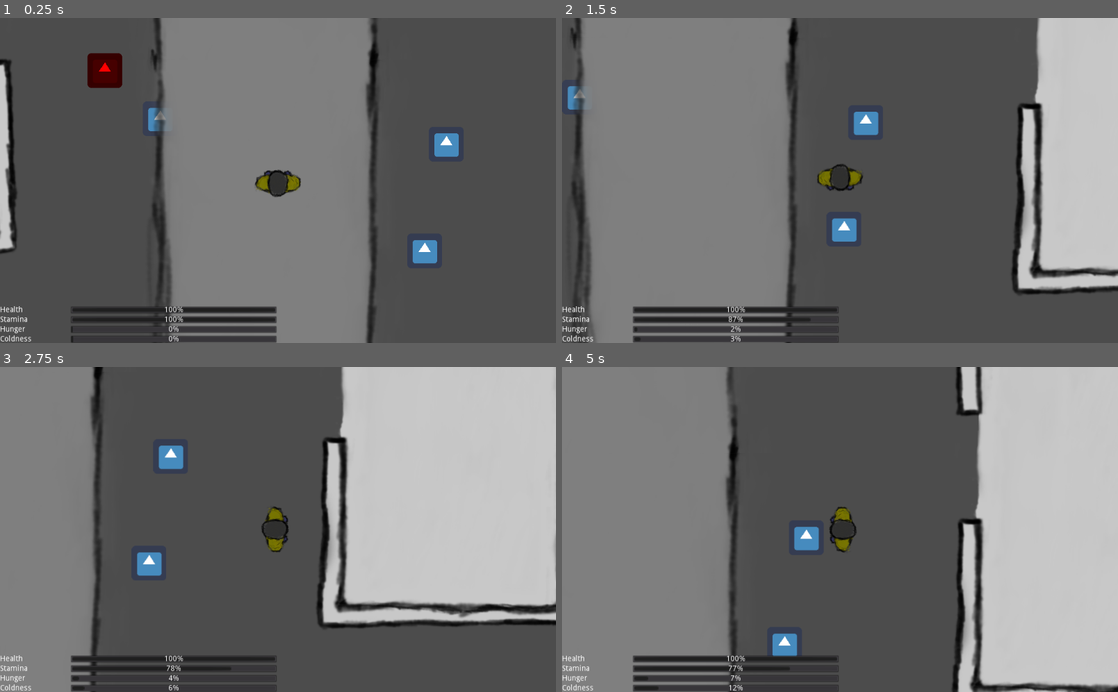
Above: before the commit, frames 1-4 (two rows, left to right).
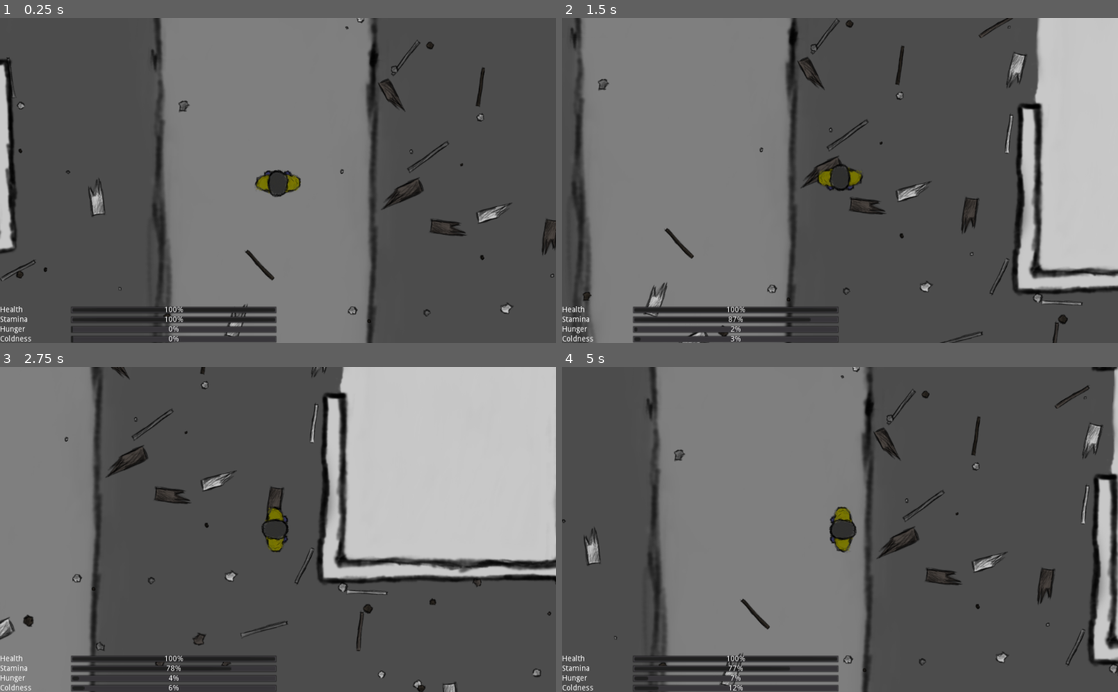
Above: after the commit, the same moments.

Repository: MilanVasko/ludum-dare-50
Game: Godot game, scene res://ingame/ingame.tscn
The game is run twice, just before and just after one commit, with the same random seed, the same clock (stepped at 60 frames per second) and the same inputs. The engine's default icon, where the game draws it, is replaced by a stand-in: a white triangle on a blue panel in a dark square.
Inputs:
- Up to frame 1 (0.25 s): no input
- Up to frame 2 (1.5 s): tap Enter at 0.5 s; hold D (right) 0.53-1.28 s; hold Shift (run) 0.53-1.28 s; hold S (down) from 1.28 s (still down); tap E (use) at 1.35 s
- Up to frame 3 (2.75 s): release S (down) at 2.03 s; hold D (right) from 2.03 s (still down); hold Shift (run) from 2.03 s (still down)
- Up to frame 4 (5 s): release D (right) at 2.78 s; release Shift (run) at 2.78 s; hold W (up) 2.78-3.53 s; tap E (use) at 2.85, 4.35 s; hold Shift (run) 3.53-4.28 s; hold A (left) from 3.53 s (still down)

The runs differ from the first frame. In frame 1, 3.3% of the frame differs, in the area x 0-100%, y 0-99%; in frame 2, 3.0%; in frame 3, 12%; in frame 4, 67%, in the area x 0-100%, y 0-100%.

Commit message:
Generate random trash all over the place

Diff:
--- a/ingame/ingame.tscn
+++ b/ingame/ingame.tscn
@@ -1,130 +1,136 @@
-[gd_scene load_steps=9 format=2]
-
-[ext_resource path="res://fire/fire.tscn" type="PackedScene" id=1]
+[gd_scene load_steps=8 format=2]
+
 [ext_resource path="res://player/player.tscn" type="PackedScene" id=2]
 [ext_resource path="res://ingame_gui/ingame_gui.tscn" type="PackedScene" id=3]
-[ext_resource path="res://obstacle/obstacle.tscn" type="PackedScene" id=4]
 [ext_resource path="res://road/road.tscn" type="PackedScene" id=5]
 [ext_resource path="res://debris/debris_spawner.tscn" type="PackedScene" id=6]
 [ext_resource path="res://building/building.tscn" type="PackedScene" id=7]
+[ext_resource path="res://random_trash/random_trash_bulk.tscn" type="PackedScene" id=8]
 [ext_resource path="res://ingame/spawner.tscn" type="PackedScene" id=9]
 
 [node name="Ingame" type="Node2D"]
 
+[node name="CanvasLayer" type="CanvasLayer" parent="."]
+
+[node name="GUI" parent="CanvasLayer" instance=ExtResource( 3 )]
+
+[node name="Roads" type="Node2D" parent="."]
+
+[node name="Road" parent="Roads" instance=ExtResource( 5 )]
+position = Vector2( 292, 492 )
+
+[node name="Road2" parent="Roads" instance=ExtResource( 5 )]
+position = Vector2( 292, -532 )
+
+[node name="Road3" parent="Roads" instance=ExtResource( 5 )]
+position = Vector2( 391, -998 )
+rotation = 1.64304
+
+[node name="Road8" parent="Roads" instance=ExtResource( 5 )]
+position = Vector2( -618, -1036 )
+rotation = 1.57319
+
+[node name="Road4" parent="Roads" instance=ExtResource( 5 )]
+position = Vector2( 1412, -924 )
+rotation = 1.64304
+
+[node name="Road9" parent="Roads" instance=ExtResource( 5 )]
+position = Vector2( 1461, 1126 )
+rotation = 1.48881
+scale = Vector2( 1, 1 )
+
+[node name="Road14" parent="Roads" instance=ExtResource( 5 )]
+position = Vector2( 460, 1231 )
+rotation = 1.44935
+
+[node name="Road15" parent="Roads" instance=ExtResource( 5 )]
+position = Vector2( -537, 1378 )
+rotation = 1.40322
+scale = Vector2( 1, 1 )
+
+[node name="Road10" parent="Roads" instance=ExtResource( 5 )]
+position = Vector2( 2469, 1071 )
+rotation = 1.54253
+
+[node name="Road11" parent="Roads" instance=ExtResource( 5 )]
+position = Vector2( 3458, 988 )
+rotation = 1.43086
+
+[node name="Road12" parent="Roads" instance=ExtResource( 5 )]
+position = Vector2( 4436, 794 )
+rotation = 1.32003
+
+[node name="Road13" parent="Roads" instance=ExtResource( 5 )]
+position = Vector2( 5397, 507 )
+rotation = 1.24566
+
+[node name="Road5" parent="Roads" instance=ExtResource( 5 )]
+position = Vector2( 2418, -852 )
+rotation = 1.64304
+
+[node name="Road6" parent="Roads" instance=ExtResource( 5 )]
+position = Vector2( 3423, -817 )
+rotation = 1.5699
+scale = Vector2( 1, 1 )
+
+[node name="Road7" parent="Roads" instance=ExtResource( 5 )]
+position = Vector2( 4444, -819 )
+rotation = 1.5699
+scale = Vector2( 1, 1 )
+
+[node name="RandomTrashAreas" type="Node2D" parent="."]
+
+[node name="RandomTrashBulk" parent="RandomTrashAreas" instance=ExtResource( 8 )]
+position = Vector2( -3707, -3856 )
+rect = Rect2( 0, 0, 10000, 8000 )
+trash_count = 5000
+
 [node name="Spawner" parent="." instance=ExtResource( 9 )]
 
-[node name="CanvasLayer" type="CanvasLayer" parent="."]
-
-[node name="GUI" parent="CanvasLayer" instance=ExtResource( 3 )]
-
-[node name="Obstacle" parent="." instance=ExtResource( 4 )]
-position = Vector2( 102, 89 )
-
-[node name="Obstacle2" parent="." instance=ExtResource( 4 )]
-position = Vector2( 589, 333 )
-
-[node name="Obstacle3" parent="." instance=ExtResource( 4 )]
-position = Vector2( 629, 136 )
-
-[node name="Fire" parent="." instance=ExtResource( 1 )]
-
-[node name="Building" parent="." instance=ExtResource( 7 )]
+[node name="Buildings" type="Node2D" parent="."]
+
+[node name="Building" parent="Buildings" instance=ExtResource( 7 )]
 position = Vector2( -419, -106 )
 rotation = -1.58107
 
-[node name="Building2" parent="." instance=ExtResource( 7 )]
+[node name="Building2" parent="Buildings" instance=ExtResource( 7 )]
 position = Vector2( 1150, 1.99999 )
-rotation = -4.6974
-
-[node name="Building3" parent="." instance=ExtResource( 7 )]
+rotation = 1.58579
+scale = Vector2( 1, 1 )
+
+[node name="Building3" parent="Buildings" instance=ExtResource( 7 )]
 position = Vector2( -208, 2724 )
-rotation = -3.30965
-
-[node name="Building4" parent="." instance=ExtResource( 7 )]
+rotation = 2.97354
+
+[node name="Building4" parent="Buildings" instance=ExtResource( 7 )]
 position = Vector2( 2346, 1802 )
-rotation = -3.16184
-
-[node name="Building5" parent="." instance=ExtResource( 7 )]
+rotation = 3.12135
+
+[node name="Building5" parent="Buildings" instance=ExtResource( 7 )]
 position = Vector2( -351, -1647 )
-rotation = -6.25114
-
-[node name="Building7" parent="." instance=ExtResource( 7 )]
+rotation = 0.0320452
+
+[node name="Building7" parent="Buildings" instance=ExtResource( 7 )]
 position = Vector2( 3295, -1456 )
-rotation = -6.47069
-
-[node name="Building8" parent="." instance=ExtResource( 7 )]
+rotation = -0.187504
+
+[node name="Building8" parent="Buildings" instance=ExtResource( 7 )]
 position = Vector2( 3100, -151 )
-rotation = -9.37038
-
-[node name="Building9" parent="." instance=ExtResource( 7 )]
+rotation = -3.0872
+scale = Vector2( 1, 1 )
+
+[node name="Building9" parent="Buildings" instance=ExtResource( 7 )]
 position = Vector2( 5459, 1316 )
-rotation = -11.249
-
-[node name="Building10" parent="." instance=ExtResource( 7 )]
+rotation = 1.31737
+
+[node name="Building10" parent="Buildings" instance=ExtResource( 7 )]
 position = Vector2( -2959, 2742 )
-rotation = -8.27536
-
-[node name="Building11" parent="." instance=ExtResource( 7 )]
+rotation = -1.99217
+
+[node name="Building11" parent="Buildings" instance=ExtResource( 7 )]
 position = Vector2( -2515, -1100 )
-rotation = -7.75537
-
-[node name="Road" parent="." instance=ExtResource( 5 )]
-position = Vector2( 292, 492 )
-
-[node name="Road2" parent="." instance=ExtResource( 5 )]
-position = Vector2( 292, -532 )
-
-[node name="Road3" parent="." instance=ExtResource( 5 )]
-position = Vector2( 391, -998 )
-rotation = 1.64304
-
-[node name="Road8" parent="." instance=ExtResource( 5 )]
-position = Vector2( -618, -1036 )
-rotation = 1.57319
-
-[node name="Road4" parent="." instance=ExtResource( 5 )]
-position = Vector2( 1412, -924 )
-rotation = 1.64304
-
-[node name="Road9" parent="." instance=ExtResource( 5 )]
-position = Vector2( 1461, 1126 )
-rotation = 1.48881
-
-[node name="Road14" parent="." instance=ExtResource( 5 )]
-position = Vector2( 460, 1231 )
-rotation = 1.44935
-
-[node name="Road15" parent="." instance=ExtResource( 5 )]
-position = Vector2( -537, 1378 )
-rotation = 1.40322
-
-[node name="Road10" parent="." instance=ExtResource( 5 )]
-position = Vector2( 2469, 1071 )
-rotation = 1.54253
-
-[node name="Road11" parent="." instance=ExtResource( 5 )]
-position = Vector2( 3458, 988 )
-rotation = 1.43086
-
-[node name="Road12" parent="." instance=ExtResource( 5 )]
-position = Vector2( 4436, 794 )
-rotation = 1.32003
-
-[node name="Road13" parent="." instance=ExtResource( 5 )]
-position = Vector2( 5397, 507 )
-rotation = 1.24566
-
-[node name="Road5" parent="." instance=ExtResource( 5 )]
-position = Vector2( 2418, -852 )
-rotation = 1.64304
-
-[node name="Road6" parent="." instance=ExtResource( 5 )]
-position = Vector2( 3423, -817 )
-rotation = 1.5699
-
-[node name="Road7" parent="." instance=ExtResource( 5 )]
-position = Vector2( 4444, -819 )
-rotation = 1.5699
+rotation = -1.47218
+scale = Vector2( 1, 1 )
 
 [node name="Player" parent="." instance=ExtResource( 2 )]
 position = Vector2( 319, 203 )
--- a/random_trash/random_trash.gd
+++ b/random_trash/random_trash.gd
@@ -1,9 +1,11 @@
 extends Node2D
 
 export(Array) var textures: Array
+export(Array) var colors: Array
 
 func _ready():
 	var sprite: Sprite = $Sprite
 	sprite.texture = textures[randi() % textures.size()]
 	sprite.rotation = randf() * deg2rad(360.0)
 	sprite.scale = Vector2.ONE * max(randf(), 0.7)
+	sprite.modulate = colors[randi() % colors.size()]
--- a/random_trash/random_trash.tscn
+++ b/random_trash/random_trash.tscn
@@ -19,6 +19,7 @@
 [node name="RandomTrash" type="Node2D"]
 script = ExtResource( 1 )
 textures = [ ExtResource( 2 ), ExtResource( 3 ), ExtResource( 4 ), ExtResource( 5 ), ExtResource( 6 ), ExtResource( 7 ), ExtResource( 8 ), ExtResource( 9 ), ExtResource( 10 ), ExtResource( 11 ), ExtResource( 12 ), ExtResource( 13 ), ExtResource( 14 ), ExtResource( 15 ) ]
+colors = [ Color( 0.776471, 0.776471, 0.776471, 1 ), Color( 0.635294, 0.635294, 0.635294, 1 ), Color( 0.411765, 0.411765, 0.411765, 1 ), Color( 0.290196, 0.266667, 0.25098, 1 ), Color( 0.184314, 0.164706, 0.141176, 1 ) ]
 
 [node name="Sprite" type="Sprite" parent="."]
 texture = ExtResource( 2 )
--- /dev/null
+++ b/random_trash/random_trash_bulk.gd
@@ -0,0 +1,30 @@
+tool
+extends Node2D
+
+export(Rect2) var rect: Rect2
+export(int) var trash_count: int
+
+func _ready() -> void:
+	if !Engine.editor_hint:
+		generate_trash()
+
+func generate_trash() -> void:
+	for i in range(trash_count):
+		spawn_trash_at_position(Vector2(
+			rect.position.x + (randf() * rect.end.x),
+			rect.position.y + (randf() * rect.end.y)
+		))
+
+func spawn_trash_at_position(pos: Vector2) -> void:
+	var random_trash_scene := preload("res://random_trash/random_trash.tscn")
+	var random_trash = random_trash_scene.instance()
+	add_child(random_trash)
+	random_trash.position = pos
+
+func _draw() -> void:
+	if Engine.editor_hint:
+		draw_rect(rect, Color.red, false, 2.0)
+
+func _process(_delta: float) -> void:
+	if Engine.editor_hint:
+		update()
--- a/random_trash/random_trash_bulk.tscn
+++ b/random_trash/random_trash_bulk.tscn
@@ -1,3 +1,8 @@
-[gd_scene format=2]
+[gd_scene load_steps=2 format=2]
+
+[ext_resource path="res://random_trash/random_trash_bulk.gd" type="Script" id=1]
 
 [node name="RandomTrashBulk" type="Node2D"]
+script = ExtResource( 1 )
+rect = Rect2( 0, 0, 500, 500 )
+trash_count = 10
